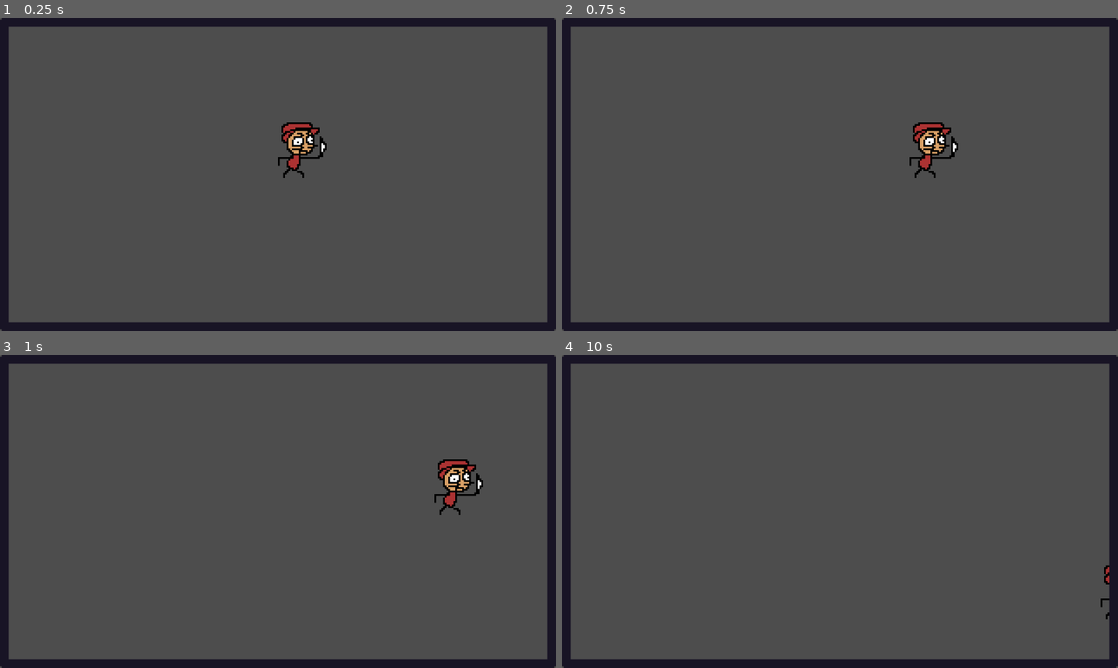
Above: before the commit, frames 1-4 (two rows, left to right).
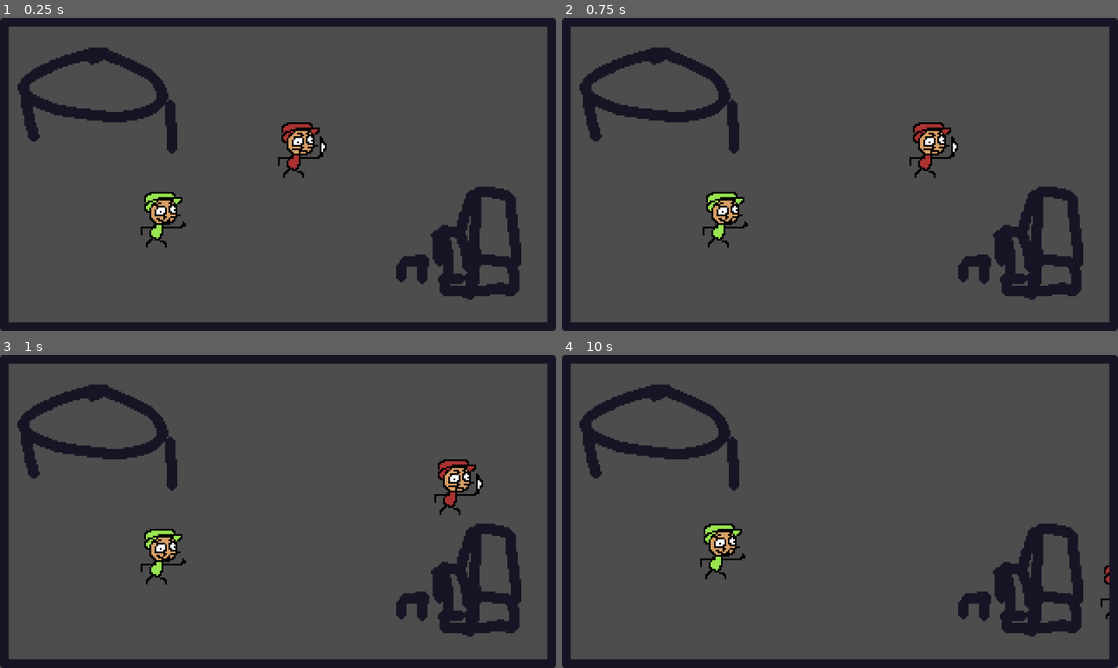
Above: after the commit, the same moments.

Repository: Buzabs/murder84
Game: Godot game, scene res://Maps/test_map.tscn
Same seed, same stepped clock (60 frames per second), same inputs: the game is played once before the commit and once after it.
Inputs:
- Up to frame 1 (0.25 s): no input
- Up to frame 2 (0.75 s): tap Enter at 0.5 s; hold D (Right) from 0.53 s (still down)
- Up to frame 3 (1 s): keep holding D (Right)
- Up to frame 4 (10 s): release D (Right) at 1.28 s; hold S (Down) 1.28-2.03 s; hold D (Right) 2.03-2.78 s; tap Space at 2.75, 4.25, 8 s; hold W (Up) 2.78-3.53 s; tap Enter at 3.5, 6.5 s; hold A (Left) 3.53-5.03 s; hold S (Down) 5.03-5.78 s; hold D (Right) 5.78-6.53 s; hold W (Up) 6.53-7.28 s; hold D (Right) 7.28-8.03 s; hold S (Down) 8.03-8.78 s; hold A (Left) 8.78-9.53 s; hold W (Up) from 9.53 s (still down)

The runs differ from the first frame. In frame 1, 7.0% of the frame differs, in the area x 3-94%, y 9-90%; in frame 2, 7.0%; in frame 3, 7.0%; in frame 4, 7.0%.

Commit message:
NPC wander
Added basic wandering for npcs

Diff:
--- a/Maps/test_map.tscn
+++ b/Maps/test_map.tscn
@@ -2,6 +2,7 @@
 
 [ext_resource type="PackedScene" uid="uid://ppex6kmmv05y" path="res://Player/player.tscn" id="1_nxrqf"]
 [ext_resource type="Texture2D" uid="uid://yaxhjjv5icsv" path="res://Assets/Placeholders/room.png" id="2_hj615"]
+[ext_resource type="PackedScene" uid="uid://bougn26h7pydc" path="res://NPC/NPC.tscn" id="3_p5beq"]
 
 [node name="TestMap" type="Node" unique_id=196491887]
 
@@ -12,3 +13,14 @@
 
 [node name="Room" type="Sprite2D" parent="." unique_id=137493563]
 texture = ExtResource("2_hj615")
+
+[node name="Marker2D" type="Marker2D" parent="." unique_id=1370893264]
+position = Vector2(-102, -52)
+
+[node name="Marker2D2" type="Marker2D" parent="." unique_id=925323056]
+position = Vector2(113, 43)
+
+[node name="Npc" parent="." unique_id=1508994874 node_paths=PackedStringArray("targets") instance=ExtResource("3_p5beq")]
+position = Vector2(-65, 26)
+targets = [NodePath("../Marker2D"), NodePath("../Marker2D2")]
+time_on_target = Array[float]([0.0])
--- /dev/null
+++ b/NPC/NPC.tscn
@@ -0,0 +1,27 @@
+[gd_scene format=3 uid="uid://bougn26h7pydc"]
+
+[ext_resource type="Texture2D" uid="uid://cc7e5tyvc44yi" path="res://Assets/Placeholders/npc.png" id="1_4ba72"]
+[ext_resource type="Script" uid="uid://dbv1pxl765dt2" path="res://Scripts/NPC/npc.gd" id="1_6fl5w"]
+[ext_resource type="Script" uid="uid://dw0q3eaxpcrmq" path="res://Scripts/StateMachine/state_machine.gd" id="1_gxmj8"]
+[ext_resource type="Script" uid="uid://kvxlsqa70brw" path="res://Scripts/StateMachine/NPC_states/wander.gd" id="2_qm8nd"]
+
+[sub_resource type="RectangleShape2D" id="RectangleShape2D_l88s5"]
+size = Vector2(26, 32)
+
+[node name="Npc" type="CharacterBody2D" unique_id=1508994874 node_paths=PackedStringArray("targets")]
+script = ExtResource("1_6fl5w")
+targets = [null, null]
+
+[node name="StateMachine" type="Node" parent="." unique_id=1165740488 node_paths=PackedStringArray("initial_state")]
+script = ExtResource("1_gxmj8")
+initial_state = NodePath("wander")
+
+[node name="wander" type="Node" parent="StateMachine" unique_id=1488839005]
+script = ExtResource("2_qm8nd")
+
+[node name="Sprite" type="Sprite2D" parent="." unique_id=1614066700]
+texture = ExtResource("1_4ba72")
+
+[node name="Collision" type="CollisionShape2D" parent="." unique_id=752030339]
+position = Vector2(-1, 0)
+shape = SubResource("RectangleShape2D_l88s5")
--- /dev/null
+++ b/Scripts/NPC/npc.gd
@@ -0,0 +1,5 @@
+class_name Npc
+extends CharacterBody2D
+
+@export var targets: Array[Marker2D] = []
+@export var time_on_target: Array[float] = []
--- /dev/null
+++ b/Scripts/StateMachine/NPC_states/wander.gd
@@ -0,0 +1,25 @@
+extends State
+
+
+var speed = 200
+
+
+# Called every frame. 'delta' is the elapsed time since the previous frame.
+func physics_process(delta: float) -> void:
+	while(true):
+		for target in parent.targets:
+			if target is Marker2D:
+				await get_tree().create_timer(10.0).timeout
+				move_towards(target.position)
+
+
+
+func move_towards(target_position):
+	if parent.global_position.distance_to(target_position) > 4.0:
+		var direction = parent.global_position.direction_to(target_position)
+
+		parent.velocity = direction * speed
+	else:
+		parent.velocity = Vector2.ZERO
+
+	parent.move_and_slide()
--- /dev/null
+++ b/Scripts/StateMachine/state.gd
@@ -0,0 +1,17 @@
+class_name State
+extends Node
+
+var parent: CharacterBody2D
+var state_machine: StateMachine
+
+func enter(previous_state: State) -> void:
+	pass
+
+func exit() -> void:
+	pass
+
+func process(delta: float) -> void:
+	pass
+
+func physics_process(delta: float) -> void:
+	pass
--- /dev/null
+++ b/Scripts/StateMachine/state_machine.gd
@@ -0,0 +1,35 @@
+class_name StateMachine
+extends Node
+
+@export var initial_state: State
+
+var current_state: State
+
+func _ready() -> void:
+	var parent_node = get_parent()
+
+	for child in get_children():
+		if child is State:
+			child.state_machine = self
+			child.parent = parent_node
+
+	if initial_state:
+		current_state = initial_state
+		current_state.enter(null)
+
+func _process(delta: float) -> void:
+	if current_state:
+		current_state.process(delta)
+
+func _physics_process(delta: float) -> void:
+	if current_state:
+		current_state.physics_process(delta)
+
+func transition_to(target_state: State) -> void:
+	if target_state == current_state:
+		return
+
+	var previous_sate := current_state
+	current_state.exit()
+	current_state = target_state
+	current_state.enter(previous_sate)
Binary file added: Assets/Placeholders/npc.png
Not shown, added: Assets/Placeholders/npc.png.import
Binary file changed: Assets/Placeholders/room.png
Not shown, added: Scripts/NPC/npc.gd.uid
Not shown, added: Scripts/StateMachine/NPC_states/wander.gd.uid
Not shown, added: Scripts/StateMachine/state.gd.uid
Not shown, added: Scripts/StateMachine/state_machine.gd.uid
